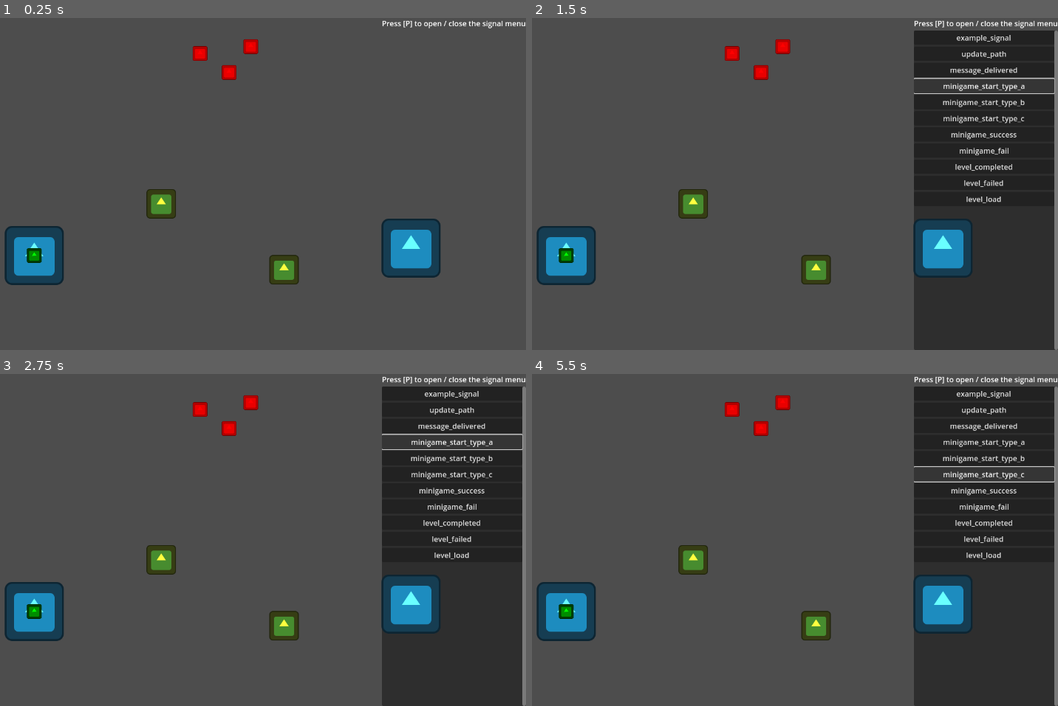
Above: before the commit, frames 1-4 (two rows, left to right).
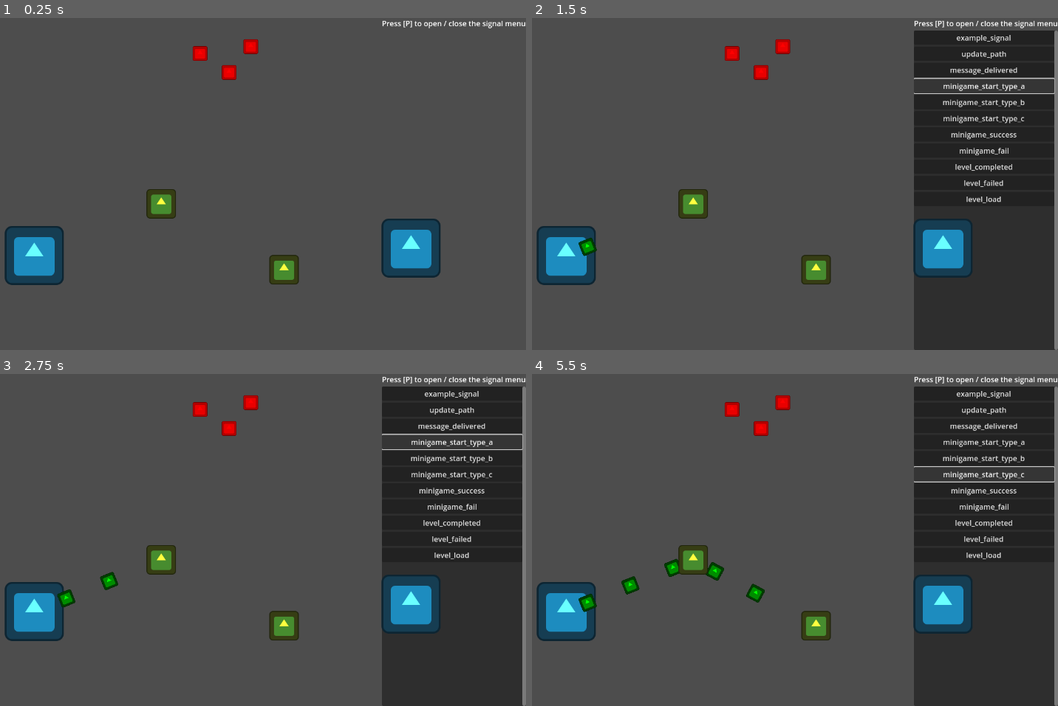
Above: after the commit, the same moments.

Repository: MattCzar13/the-king-s-secret
Game: Godot game, scene res://scenes/root.tscn
Two runs of this game, one before a commit and one after it. Both use one fixed random seed, a clock stepped at 60 frames per second and the inputs below. The engine's default icon, where the game draws it, is replaced by a stand-in: a white triangle on a blue panel in a dark square.
Inputs:
- Up to frame 1 (0.25 s): no input
- Up to frame 2 (1.5 s): tap P (debug_menu_signals) at 0.5 s; click "minigame_start_type_a" at 1.25 s
- Up to frame 3 (2.75 s): click "minigame_start_type_a" at 2 s
- Up to frame 4 (5.5 s): click "minigame_start_type_b" at 2.75 s; click "minigame_start_type_b" at 3.5 s; click "minigame_start_type_c" at 4.25 s; click "minigame_start_type_c" at 5 s

The runs differ from the first frame. In frame 1, 0.1% of the frame differs, in the area x 5-9%, y 69-74%; in frame 2, 0.3%; in frame 3, 0.4%; in frame 4, 0.7%, in the area x 5-45%, y 55-74%.

Commit message:
Messengers spawn and path between towers

Diff:
--- a/project.godot
+++ b/project.godot
@@ -25,6 +25,10 @@
 window/size/viewport_height=720
 window/stretch/mode="viewport"
 
+[global_group]
+
+Tower=""
+
 [input]
 
 debug_menu_signals={
--- a/scenes/levels/level_1.gd
+++ b/scenes/levels/level_1.gd
@@ -11,6 +11,12 @@
 # A level needs a reference to the path between the two castles
 @export var path : Path2D
 
+# The message that each messenger should start with
+@export var starting_message : String = "Test message"
+
+# A reference to the Messenger object (to spawn it)
+var obj_messenger : PackedScene = preload("res://scenes/messenger.tscn")
+
 func _ready() -> void:
 	Globals.update_path.connect(update_path)
 
@@ -23,7 +29,31 @@
 	# Start the curve with the starting castle location
 	path.curve.add_point(starting_castle.position)
 
-	# TODO: Use towers as intermediate points
+	# Get a list of all towers in the scene
+	var towers : Array[Node] = get_tree().get_nodes_in_group("Tower")
+	# Sort them by left-right
+	for tower in towers:
+		if tower is not Tower:
+			printerr("A non-tower node was assigned to the Tower group! This is bad!")
+	towers.sort_custom(sort_position)
+	# Add their positions to the list of points in that order
+	for tower in towers:
+		path.curve.add_point(tower.position)
 
 	# End the curve with the ending castle location
 	path.curve.add_point(ending_castle.position)
+
+func sort_position(a : Node3D, b : Node3D):
+	if a.position.x < b.position.x:
+		return true
+	return false
+
+# Spawns a messenger on a timer
+func _on_messenger_spawn_timer_timeout() -> void:
+	spawn_messenger()
+
+# Spawns a messenger at the starting castle
+func spawn_messenger():
+	var obj : Messenger = obj_messenger.instantiate()
+	obj.message = starting_message
+	path.add_child(obj)
--- a/scenes/levels/level_1.tscn
+++ b/scenes/levels/level_1.tscn
@@ -1,8 +1,7 @@
-[gd_scene load_steps=7 format=3 uid="uid://bb3rmx40e11yl"]
+[gd_scene load_steps=6 format=3 uid="uid://bb3rmx40e11yl"]
 
 [ext_resource type="Script" uid="uid://0ckqtfclytib" path="res://scenes/levels/level_1.gd" id="1_ksju7"]
 [ext_resource type="PackedScene" uid="uid://biwwlsdfm47i3" path="res://scenes/castle.tscn" id="2_6iamk"]
-[ext_resource type="PackedScene" uid="uid://b0dh6ts2d8qxb" path="res://scenes/messenger.tscn" id="3_6761a"]
 [ext_resource type="PackedScene" uid="uid://n88y1vrsh0ri" path="res://scenes/tower.tscn" id="3_nsrm0"]
 [ext_resource type="PackedScene" uid="uid://c8fcqyfic7k4b" path="res://scenes/enemy.tscn" id="4_x42e6"]
 
@@ -18,6 +17,9 @@
 [node name="Camera" type="Camera2D" parent="."]
 anchor_mode = 0
 
+[node name="MessengerSpawnTimer" type="Timer" parent="."]
+autostart = true
+
 [node name="Enemy spawn points" type="Node" parent="."]
 
 [node name="Marker2D" type="Marker2D" parent="Enemy spawn points"]
@@ -31,8 +33,6 @@
 
 [node name="Messenger Path" type="Path2D" parent="."]
 curve = SubResource("Curve2D_6iamk")
-
-[node name="Messenger" parent="Messenger Path" instance=ExtResource("3_6761a")]
 
 [node name="Tower" parent="." instance=ExtResource("3_nsrm0")]
 position = Vector2(490, 403)
@@ -48,3 +48,5 @@
 
 [node name="Enemy3" parent="." instance=ExtResource("4_x42e6")]
 position = Vector2(637, 118)
+
+[connection signal="timeout" from="MessengerSpawnTimer" to="." method="_on_messenger_spawn_timer_timeout"]
--- a/scenes/messenger.gd
+++ b/scenes/messenger.gd
@@ -4,3 +4,16 @@
 # Messenger object
 # This is a PathFollow2D, which means we can very easily move it
 # along a Path2D as long as it is a child of one
+
+# The message that this messenger carries
+var message : String = ""
+
+signal message_delivered(message : String)
+
+func _physics_process(delta: float) -> void:
+	# Once the messenger arrives at the end of the path...
+	if is_equal_approx(progress_ratio, 1.0):
+		message_delivered.emit(message)
+		queue_free()
+
+	progress += 100 * delta
--- a/scenes/messenger.tscn
+++ b/scenes/messenger.tscn
@@ -1,12 +1,21 @@
-[gd_scene load_steps=3 format=3 uid="uid://b0dh6ts2d8qxb"]
+[gd_scene load_steps=4 format=3 uid="uid://b0dh6ts2d8qxb"]
 
 [ext_resource type="Script" uid="uid://xuxrbn07bcpy" path="res://scenes/messenger.gd" id="1_l8t3m"]
 [ext_resource type="Texture2D" uid="uid://btdcfi2ki51hw" path="res://icon.svg" id="2_poq2w"]
 
+[sub_resource type="CircleShape2D" id="CircleShape2D_poq2w"]
+radius = 16.0
+
 [node name="Messenger" type="PathFollow2D"]
+loop = false
 script = ExtResource("1_l8t3m")
 
 [node name="Sprite2D" type="Sprite2D" parent="."]
 modulate = Color(0, 1, 0, 1)
 scale = Vector2(0.25, 0.25)
 texture = ExtResource("2_poq2w")
+
+[node name="Messenger" type="Area2D" parent="."]
+
+[node name="CollisionShape2D" type="CollisionShape2D" parent="Messenger"]
+shape = SubResource("CircleShape2D_poq2w")
--- a/scenes/tower.gd
+++ b/scenes/tower.gd
@@ -3,3 +3,19 @@
 
 # Tower object
 # Serves as intermediate points for messages to pass through
+# Detects colliding messengers, reads their message, and changes it accordingly
+# The tower needs to be prepared through a minigame
+
+# Change messengers's message (if the tower has been setup correctly)
+func _on_area_2d_area_entered(area: Area2D) -> void:
+	if !area.get_parent():
+		return
+	var messenger = area.get_parent()
+
+	if messenger is Messenger:
+		read_and_write(messenger)
+
+func read_and_write(m : Messenger):
+	# This is where the tower reads the message and changes it,
+	# according to what type of tower this is.
+	pass
--- a/scenes/tower.tscn
+++ b/scenes/tower.tscn
@@ -1,12 +1,22 @@
-[gd_scene load_steps=3 format=3 uid="uid://n88y1vrsh0ri"]
+[gd_scene load_steps=4 format=3 uid="uid://n88y1vrsh0ri"]
 
 [ext_resource type="Texture2D" uid="uid://btdcfi2ki51hw" path="res://icon.svg" id="1_2x682"]
 [ext_resource type="Script" uid="uid://bcxt57hs3gndd" path="res://scenes/tower.gd" id="1_ay4al"]
 
-[node name="Tower" type="Node2D"]
+[sub_resource type="CircleShape2D" id="CircleShape2D_ay4al"]
+radius = 32.0
+
+[node name="Tower" type="Node2D" groups=["Tower"]]
 script = ExtResource("1_ay4al")
 
 [node name="Sprite2D" type="Sprite2D" parent="."]
 modulate = Color(1, 1, 0.24705882, 1)
 scale = Vector2(0.5, 0.5)
 texture = ExtResource("1_2x682")
+
+[node name="Area2D" type="Area2D" parent="."]
+
+[node name="CollisionShape2D" type="CollisionShape2D" parent="Area2D"]
+shape = SubResource("CircleShape2D_ay4al")
+
+[connection signal="area_entered" from="Area2D" to="." method="_on_area_2d_area_entered"]
